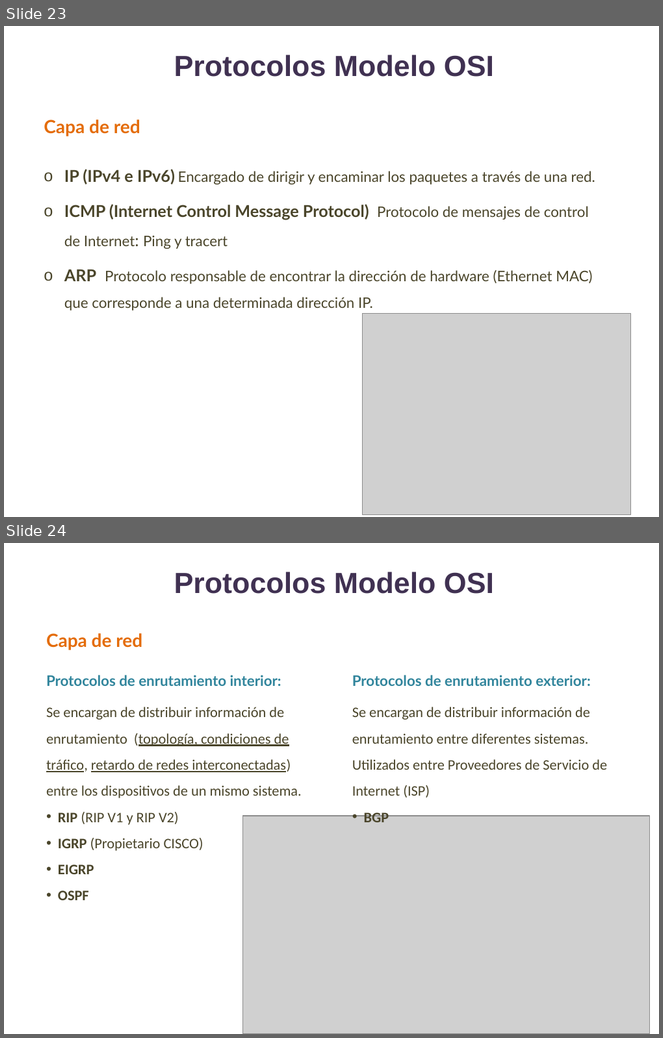
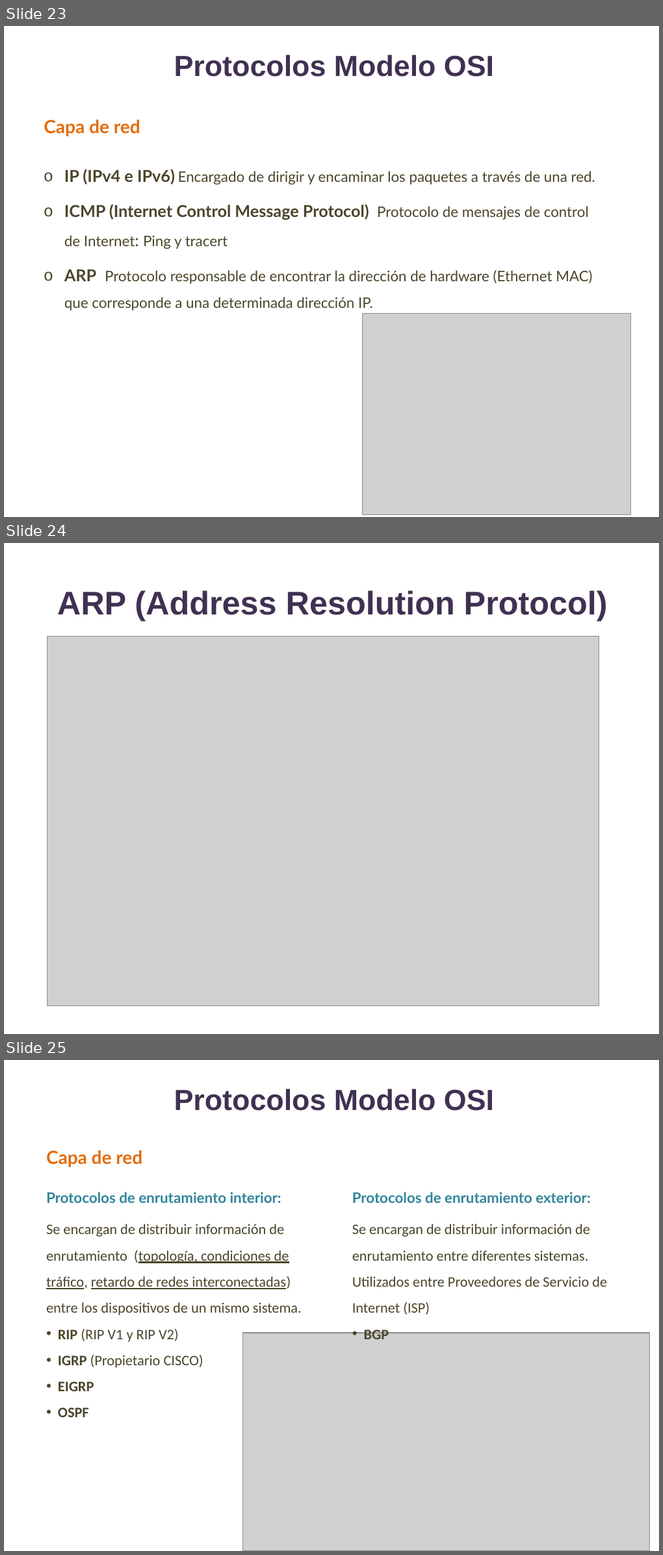
Before and after one commit to lizetheP/Redes1, a slide deck: CalendarioAgo21/Presentaciones/3_2_ProtocolosInterfacesOSI.pptx. Shown one above the other, each under a label of ours: slides 23 and 24 before the commit, slides 23, 24 and 25 after it. The pictures are 663x1038 and 663x1555 pixels, drawn with LibreOffice and Linux fonts; fonts in the diff are those of the drawing; grey boxes stand for pictures. Boxes give left, top, right and bottom in pixels: in the first picture for what was removed or moved away, otherwise in the second. Text is boxed around its words. In the diff, an @@ line names an element or a change of style, - is before the commit and + after.

Commit message:
subir

```diff
--- a/CalendarioAgo21/Presentaciones/3_2_ProtocolosInterfacesOSI.pptx
+++ b/CalendarioAgo21/Presentaciones/3_2_ProtocolosInterfacesOSI.pptx
@@ slide 24 added at [4,543,659,1034], background #FFFFFF @@
@@ title added at [57,590,608,620], 36 pt, text #403152, bold @@
+ARP (Address Resolution Protocol)
@@ picture added at [48,637,599,1006] @@
@@ what was slide 24 is now slide 25 @@
```
